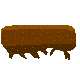
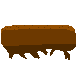
Layered file, before and after one edit (80×64). Changes by layer:
painted on "Camada 1" over [3, 30, 74, 56]
